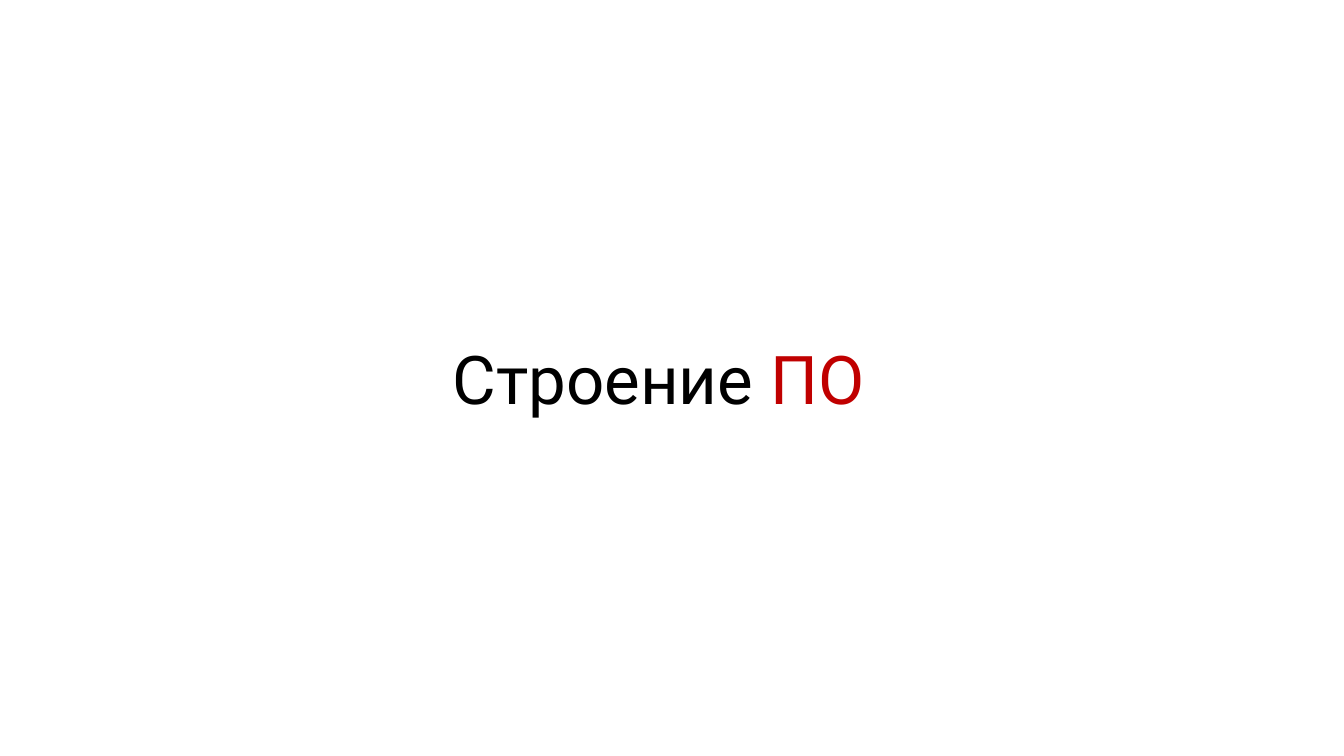
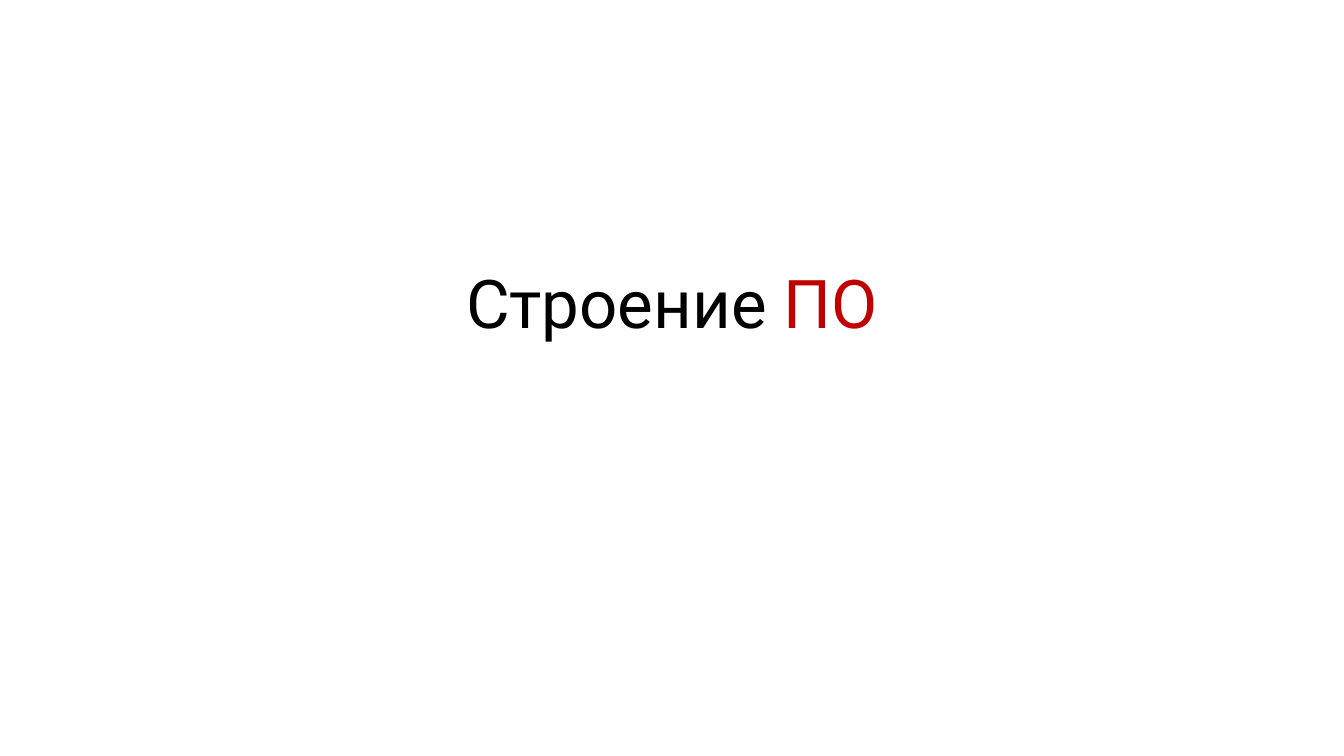
Before and after one commit to rkhaimov/brain-gym, a slide deck: slide 4 of Презентация.pptx. Drawn at 1344x756 pixels with LibreOffice and Linux fonts; fonts in the diff are those of the drawing; background and template pictures are left out. Boxes give left, top, right and bottom in pixels: in the first picture for what was removed or moved away, otherwise in the second. Text is boxed around its words. In the diff, an @@ line names an element or a change of style, - is before the commit and + after.

```diff
--- a/Презентация.pptx
+++ b/Презентация.pptx
@@ text "Строение ПО": place and size @@
-text "Строение ПО" at bbox=[453, 355, 864, 418]
+text "Строение ПО" at bbox=[466, 279, 878, 342]
@@ text "Строение ПО" at bbox=[466, 279, 878, 342]: alignment left to centre @@
```
Also in this commit, not shown: 49 other slides changed, 1 slide added, 1 slide removed.
